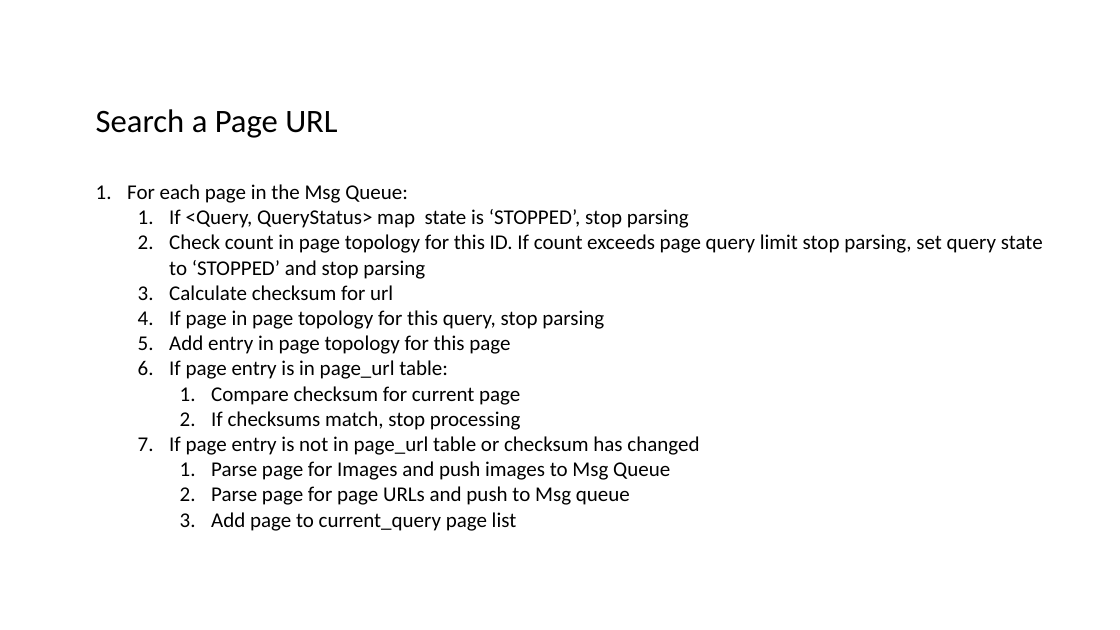
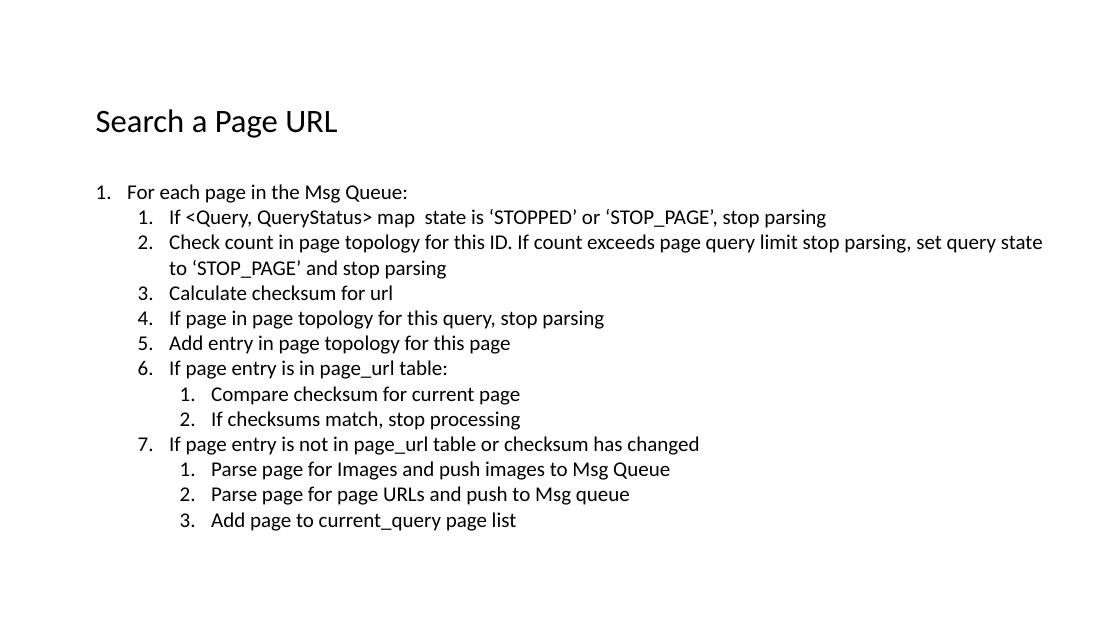
Before and after one commit to datim/squid, a slide deck: slide 5 of docs/design/design.pptx. Drawn at 1120x630 pixels with LibreOffice and Linux fonts; fonts in the diff are those of the drawing. Boxes give left, top, right and bottom in pixels: in the first picture for what was removed or moved away, otherwise in the second. Text is boxed around its words. In the diff, an @@ line names an element or a change of style, - is before the commit and + after.

Commit message:
Improve search status stop (#27)

```diff
--- a/docs/design/design.pptx
+++ b/docs/design/design.pptx
@@ text at (169,209,1043,279): text changed @@
-  1. If <Query, QueryStatus> map state is ‘STOPPED’, stop parsing
-  2. Check count in page topology for this ID. If count exceeds page query limit stop parsing, set query state to ‘STOPPED’ and stop parsing
+  1. If <Query, QueryStatus> map state is ‘STOPPED’ or ‘STOP_PAGE’, stop parsing
+  2. Check count in page topology for this ID. If count exceeds page query limit stop parsing, set query state to ‘STOP_PAGE’ and stop parsing
```
Also in this commit, not shown: 2 other slides changed, 1 slide added, 7 other files.
